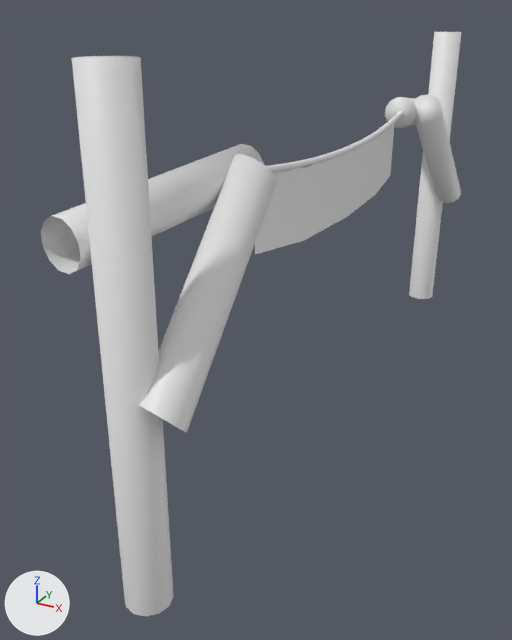
A saved change to the Blender file Blender/Props/Props Multi/Meta/Meta.blend.
Camera for both pictures: a 50 mm camera at (6.65, -16.21, 9.72) aimed at (-1.34, -1.69, 2.46). Lighting does not change. The marker at lower left points along +X, +Y and +Z. The older version comes first.
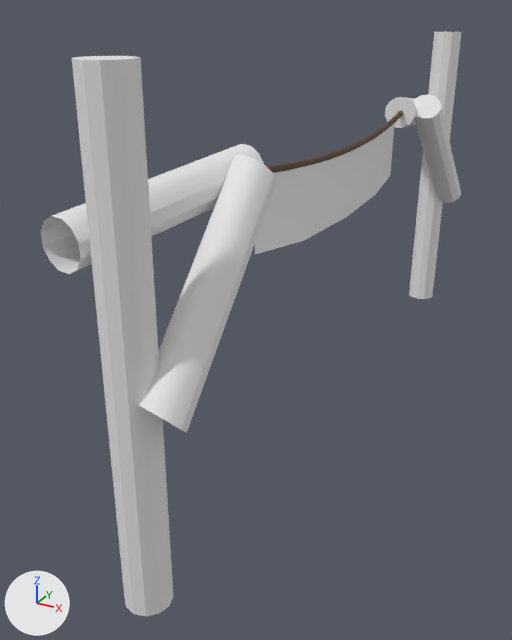
Scene script edits in JSON lines:
```json
{"op": "add", "block": "mat_material_004", "code": ["mat_material_004 = principled_material('Material.004')", "mat_material_004.base_color = (0.103, 0.0533, 0.0334)  # brown #5a4133", "mat_material_004.roughness = 0.66"]}
{"block": "me_cylinder_008", "where": "me_cylinder_008.from_pydata(...)  # 72 vertices, 39 faces; spans x -3.4..2.6, y -20.5..-10.3, z -10.1..6.2"}
{"block": "me_cylinder_008", "where": "# used by ob_cylinder_008; location = (0.22, 0.04, 5.61); rotation_euler = (-0.00674, 0.104, 0.00877), in degrees (-0.4, 6, 0.5); scale = (0.444, 0.444, 0.565)"}
{"block": "me_cylinder_008", "change": "me_cylinder_008 part 1: edges marked sharp go from 0 to 54"}
{"op": "add", "block": "cu_nurbspath_002", "code": "cu_nurbspath_002.materials.append(mat_material_004)  # brown #5a4133"}
```

Pixel boxes (x1, y1, x2, y2) of what changed, in the pictures (512 x 640 px):
```json
{"part": 1, "of": "me_cylinder_008", "change": "shading changed", "before": [69, 32, 462, 597], "after": [69, 32, 462, 597]}
```
